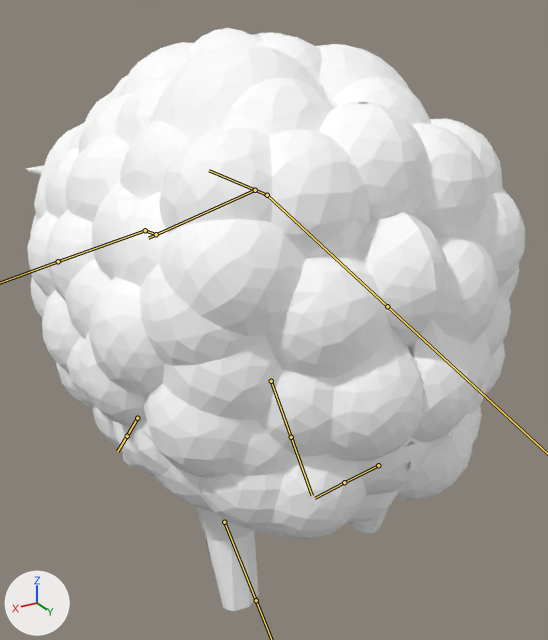
Two versions of the FBX model Blender Models/Sheep/Sheep.fbx, one commit apart.
Both versions are drawn from a 50 mm lens placed at (3.1, 5.52, 4.61), pointed at (-0.41, -0.33, 1.69). Every picture has the same lights, and +X, +Y and +Z are marked at lower left. Both versions are drawn at frame 1 of the action 'Armature|Sheep_Walk'; the numbers are the values there. The bones that bend it are drawn over the model as lines.
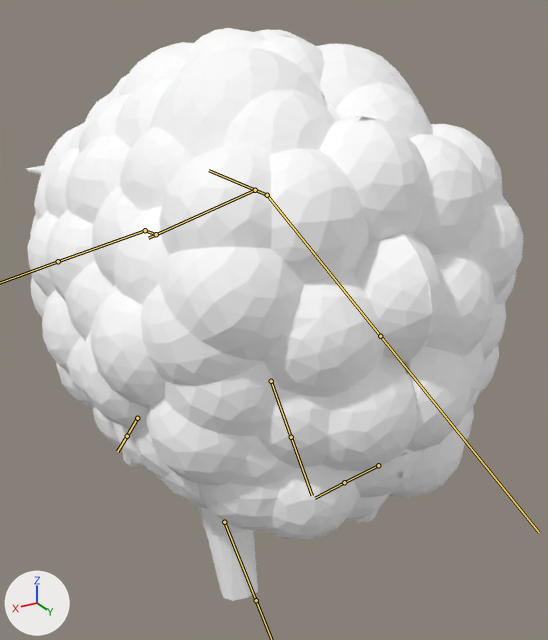
Boxes [x1, y1, x2, y2] around the edits, measured in the pictures (548 x 640 px):
'Cube', posed: before [26, 28, 525, 611]; after [26, 28, 523, 601]
bone 'Tail', root to tip: before (267, 195) to (387, 306); after (267, 195) to (380, 336)

The change in detail:
Bone 'Tail' (bone_tail) turns from (10, -5, -2) to (0, 0, 0) degrees about its own x, y and z.
